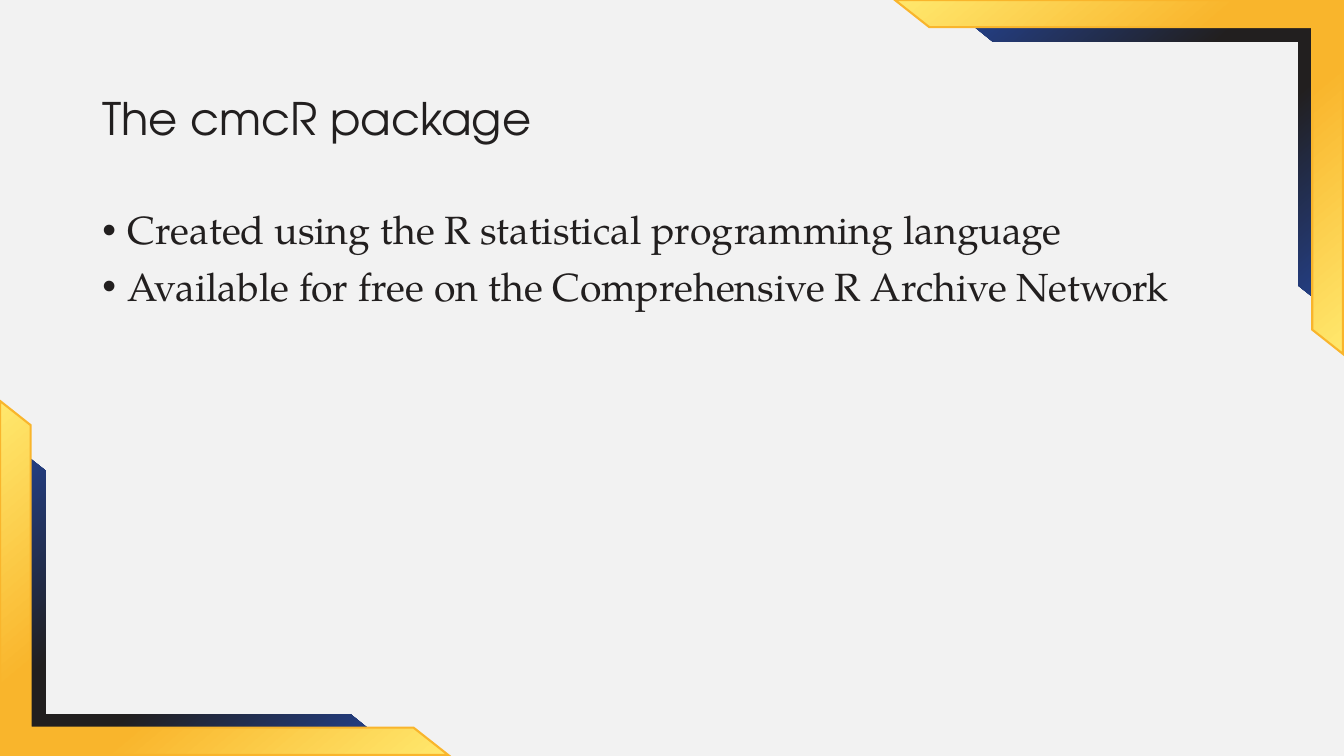
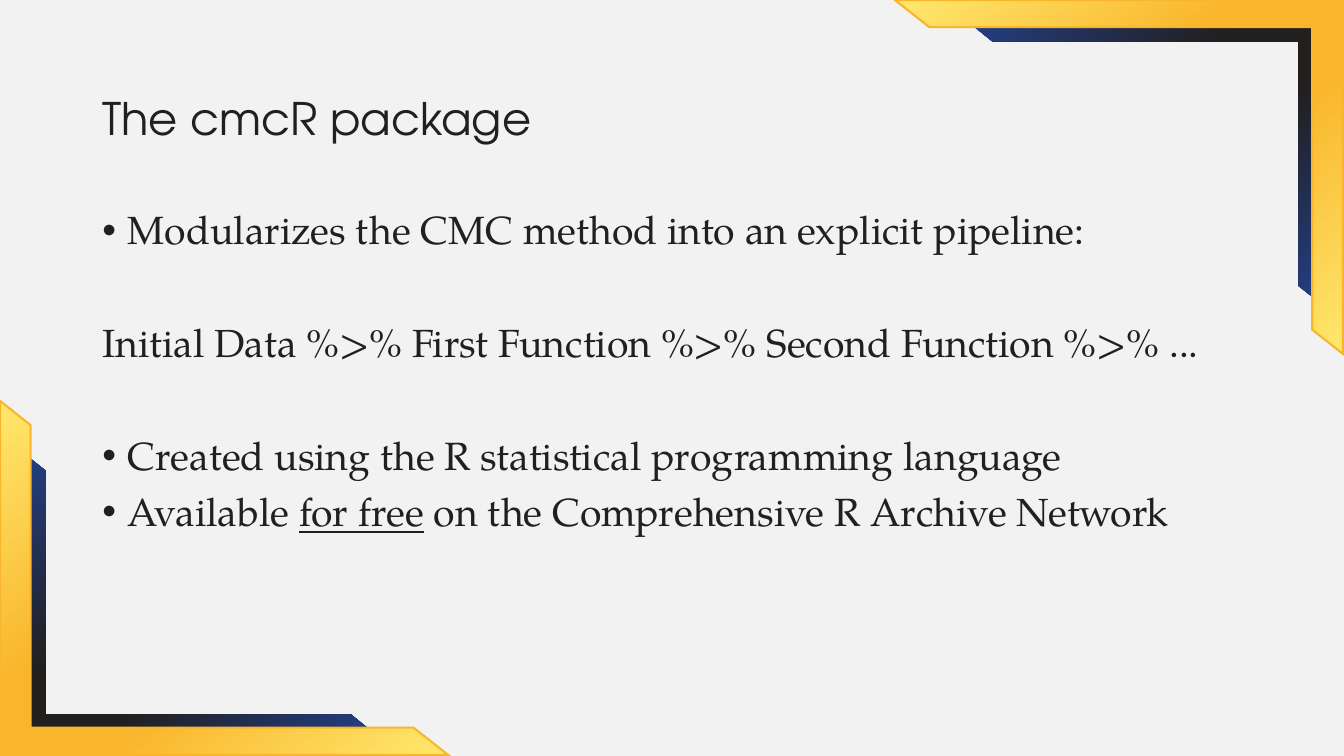
Before and after one commit to jzemmels/aafs22_slides, a slide deck: slide 7 of slides/AAFS 2022 Presenter PP Theme 1.pptx (slide 8 before the commit). Drawn at 1344x756 pixels with LibreOffice and Linux fonts; fonts in the diff are those of the drawing; background and template pictures are left out. Boxes give left, top, right and bottom in pixels: in the first picture for what was removed or moved away, otherwise in the second. Text is boxed around its words. In the diff, an @@ line names an element or a change of style, - is before the commit and + after.

Commit message:
Add pipeline slides

```diff
--- a/slides/AAFS 2022 Presenter PP Theme 1.pptx
+++ b/slides/AAFS 2022 Presenter PP Theme 1.pptx
@@ text at [102,215,1085,358]: paragraphs added @@
+• Modularizes the CMC method into an explicit pipeline:
+Initial Data %>% First Function %>% Second Function %>% ...
@@ text at [128,497,1169,537]: underline on in "for free" @@
```
Also in this commit, not shown: 5 other slides changed, 2 slides added, 2 slides removed.
